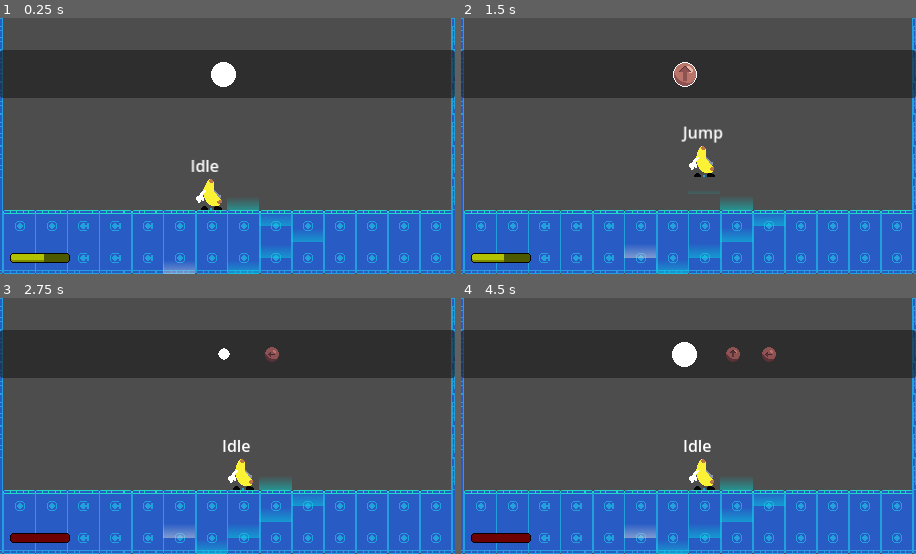
Above: before the commit, frames 1-4 (two rows, left to right).
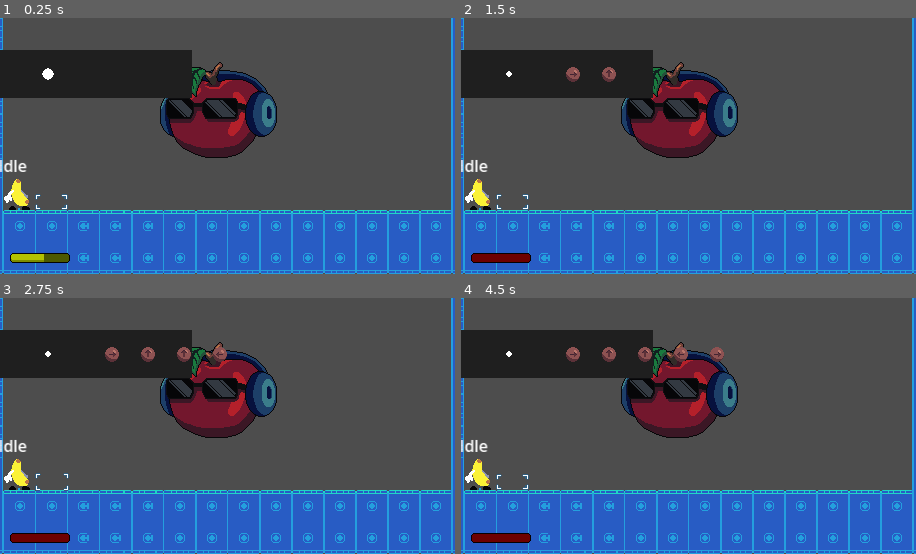
Above: after the commit, the same moments.

Repository: JehlordSison/TugsTugs
Game: Godot game, scene res://Game/Scenes/test.tscn
The game is run twice, just before and just after one commit, with the same random seed, the same clock (stepped at 60 frames per second) and the same inputs. Before the commit the project starts from res://Game/Scenes/Level1/budot_stage.tscn. Sound files missing from this copy of the repository are replaced by a short silence.
Inputs:
- Up to frame 1 (0.25 s): no input
- Up to frame 2 (1.5 s): hold D (move_right) from 0.53 s (still down); tap W (move_up) at 0.77 s
- Up to frame 3 (2.75 s): tap W (move_up) at 1.52 s; release D (move_right) at 2.03 s; hold A (move_left) from 2.03 s (still down)
- Up to frame 4 (4.5 s): release A (move_left) at 2.78 s; hold D (move_right) 2.78-4.28 s; tap W (move_up) at 3.02, 3.77 s; hold A (move_left) from 4.28 s (still down)

The runs differ from the first frame. In frame 1, 18% of the frame differs, in the area x 0-100%, y 0-100%; in frame 2, 19%; in frame 3, 19%; in frame 4, 19%.

Commit message:
Update

Diff:
--- /dev/null
+++ b/Game/Entities/Mechanics/Beats/tile_form.tscn
@@ -0,0 +1,121 @@
+[gd_scene load_steps=17 format=3 uid="uid://btbg3uc81h0je"]
+
+[ext_resource type="Script" uid="uid://3g803gbd2tcf" path="res://Game/Scripts/Mechanics/beat_form.gd" id="1_600f3"]
+[ext_resource type="Texture2D" uid="uid://dypcxbjj63cna" path="res://Game/Assets/Aesthetics/marker.png" id="2_2tyoe"]
+
+[sub_resource type="RectangleShape2D" id="RectangleShape2D_q3am0"]
+size = Vector2(16, 16)
+
+[sub_resource type="AtlasTexture" id="AtlasTexture_nbf5f"]
+atlas = ExtResource("2_2tyoe")
+region = Rect2(0, 64, 64, 64)
+
+[sub_resource type="AtlasTexture" id="AtlasTexture_i2xjw"]
+atlas = ExtResource("2_2tyoe")
+region = Rect2(64, 64, 64, 64)
+
+[sub_resource type="AtlasTexture" id="AtlasTexture_mvd4j"]
+atlas = ExtResource("2_2tyoe")
+region = Rect2(128, 64, 64, 64)
+
+[sub_resource type="AtlasTexture" id="AtlasTexture_c41f6"]
+atlas = ExtResource("2_2tyoe")
+region = Rect2(192, 64, 64, 64)
+
+[sub_resource type="AtlasTexture" id="AtlasTexture_vfsbi"]
+atlas = ExtResource("2_2tyoe")
+region = Rect2(256, 64, 64, 64)
+
+[sub_resource type="AtlasTexture" id="AtlasTexture_o4oo5"]
+atlas = ExtResource("2_2tyoe")
+region = Rect2(320, 64, 64, 64)
+
+[sub_resource type="AtlasTexture" id="AtlasTexture_hkbts"]
+atlas = ExtResource("2_2tyoe")
+region = Rect2(0, 128, 64, 64)
+
+[sub_resource type="AtlasTexture" id="AtlasTexture_ixdy8"]
+atlas = ExtResource("2_2tyoe")
+region = Rect2(64, 128, 64, 64)
+
+[sub_resource type="AtlasTexture" id="AtlasTexture_acb7x"]
+atlas = ExtResource("2_2tyoe")
+region = Rect2(128, 128, 64, 64)
+
+[sub_resource type="AtlasTexture" id="AtlasTexture_ac1f8"]
+atlas = ExtResource("2_2tyoe")
+region = Rect2(192, 128, 64, 64)
+
+[sub_resource type="AtlasTexture" id="AtlasTexture_rrjto"]
+atlas = ExtResource("2_2tyoe")
+region = Rect2(256, 128, 64, 64)
+
+[sub_resource type="AtlasTexture" id="AtlasTexture_q4s47"]
+atlas = ExtResource("2_2tyoe")
+region = Rect2(320, 128, 64, 64)
+
+[sub_resource type="SpriteFrames" id="SpriteFrames_b5rxe"]
+animations = [{
+"frames": [{
+"duration": 1.0,
+"texture": SubResource("AtlasTexture_nbf5f")
+}, {
+"duration": 1.0,
+"texture": SubResource("AtlasTexture_i2xjw")
+}, {
+"duration": 1.0,
+"texture": SubResource("AtlasTexture_mvd4j")
+}, {
+"duration": 1.0,
+"texture": SubResource("AtlasTexture_c41f6")
+}, {
+"duration": 1.0,
+"texture": SubResource("AtlasTexture_vfsbi")
+}, {
+"duration": 1.0,
+"texture": SubResource("AtlasTexture_o4oo5")
+}],
+"loop": false,
+"name": &"In",
+"speed": 16.0
+}, {
+"frames": [{
+"duration": 1.0,
+"texture": SubResource("AtlasTexture_hkbts")
+}, {
+"duration": 1.0,
+"texture": SubResource("AtlasTexture_ixdy8")
+}, {
+"duration": 1.0,
+"texture": SubResource("AtlasTexture_acb7x")
+}, {
+"duration": 1.0,
+"texture": SubResource("AtlasTexture_ac1f8")
+}, {
+"duration": 1.0,
+"texture": SubResource("AtlasTexture_rrjto")
+}, {
+"duration": 1.0,
+"texture": SubResource("AtlasTexture_q4s47")
+}],
+"loop": false,
+"name": &"Out",
+"speed": 16.0
+}]
+
+[node name="TileForm" type="Area2D"]
+collision_layer = 0
+collision_mask = 2
+script = ExtResource("1_600f3")
+hop_count = 1
+
+[node name="CollisionShape2D" type="CollisionShape2D" parent="."]
+shape = SubResource("RectangleShape2D_q3am0")
+
+[node name="Marker" type="AnimatedSprite2D" parent="."]
+texture_filter = 1
+position = Vector2(0, -16)
+sprite_frames = SubResource("SpriteFrames_b5rxe")
+animation = &"In"
+
+[connection signal="body_entered" from="." to="." method="_on_body_entered"]
--- a/Game/Entities/Mechanics/game_speed.tscn
+++ b/Game/Entities/Mechanics/game_speed.tscn
@@ -1,14 +1,16 @@
-[gd_scene load_steps=3 format=3 uid="uid://bnb3ds8ordxk4"]
+[gd_scene load_steps=4 format=3 uid="uid://bnb3ds8ordxk4"]
 
 [ext_resource type="Script" uid="uid://31atjdimplhe" path="res://Game/Scripts/Mechanics/game_speed.gd" id="1_u263p"]
 [ext_resource type="AudioStream" uid="uid://xyihy3du2k6g" path="res://Game/Sounds/Drums/metronome.mp3" id="2_w4qxv"]
+[ext_resource type="AudioStream" uid="uid://cdt0mwrjh0k7f" path="res://Game/Sounds/budots.mp3" id="3_rcthk"]
 
-[node name="GameSpeed" type="Timer" groups=["game_speed"]]
-wait_time = 0.5
-autostart = true
+[node name="GameSpeed" type="Node" groups=["game_speed"]]
 script = ExtResource("1_u263p")
+song_bpm = 0.0
 
 [node name="Metronome" type="AudioStreamPlayer" parent="."]
 stream = ExtResource("2_w4qxv")
 
-[connection signal="timeout" from="." to="." method="_on_timeout"]
+[node name="Music" type="AudioStreamPlayer" parent="."]
+stream = ExtResource("3_rcthk")
+autoplay = true
--- /dev/null
+++ b/Game/Entities/Mechanics/spawner.tscn
@@ -0,0 +1,49 @@
+[gd_scene load_steps=8 format=3 uid="uid://b5i4cg6kwmjfa"]
+
+[ext_resource type="Texture2D" uid="uid://cmrcbm8r2k0aa" path="res://Game/Assets/Aesthetics/cursor.png" id="1_lst0i"]
+[ext_resource type="Script" uid="uid://gwuvx8oex7im" path="res://Game/Scripts/Mechanics/spawner.gd" id="1_n61th"]
+
+[sub_resource type="AtlasTexture" id="AtlasTexture_n61th"]
+atlas = ExtResource("1_lst0i")
+region = Rect2(0, 0, 64, 64)
+
+[sub_resource type="AtlasTexture" id="AtlasTexture_c60cs"]
+atlas = ExtResource("1_lst0i")
+region = Rect2(64, 0, 64, 64)
+
+[sub_resource type="AtlasTexture" id="AtlasTexture_h3euw"]
+atlas = ExtResource("1_lst0i")
+region = Rect2(128, 0, 64, 64)
+
+[sub_resource type="AtlasTexture" id="AtlasTexture_ktg3k"]
+atlas = ExtResource("1_lst0i")
+region = Rect2(192, 0, 64, 64)
+
+[sub_resource type="SpriteFrames" id="SpriteFrames_g3hpv"]
+animations = [{
+"frames": [{
+"duration": 1.0,
+"texture": SubResource("AtlasTexture_n61th")
+}, {
+"duration": 1.0,
+"texture": SubResource("AtlasTexture_c60cs")
+}, {
+"duration": 1.0,
+"texture": SubResource("AtlasTexture_h3euw")
+}, {
+"duration": 1.0,
+"texture": SubResource("AtlasTexture_ktg3k")
+}],
+"loop": true,
+"name": &"default",
+"speed": 12.0
+}]
+
+[node name="Spawner" type="Node2D"]
+script = ExtResource("1_n61th")
+
+[node name="AnimatedSprite2D" type="AnimatedSprite2D" parent="."]
+texture_filter = 1
+sprite_frames = SubResource("SpriteFrames_g3hpv")
+autoplay = "default"
+frame_progress = 0.134199
--- a/Game/Entities/Player/player.tscn
+++ b/Game/Entities/Player/player.tscn
@@ -8,6 +8,7 @@
 [ext_resource type="Script" uid="uid://dqupv7xhel8qm" path="res://Modules/StateMachine/statemachine.gd" id="6_70t3k"]
 [ext_resource type="Script" uid="uid://dx3l66uyyax7p" path="res://Game/Scripts/Entities/Player/StateMachine/idle.gd" id="6_unle2"]
 [ext_resource type="Script" uid="uid://nng6x7wtqvju" path="res://Game/Scripts/Entities/Player/StateMachine/hop.gd" id="7_87dig"]
+[ext_resource type="Script" uid="uid://dka85keo87oix" path="res://Game/Scripts/Entities/Player/StateMachine/Dance.gd" id="8_ev5uv"]
 [ext_resource type="Script" uid="uid://b23je87nhd662" path="res://Game/Scripts/Entities/Player/StateMachine/fall.gd" id="8_uai14"]
 [ext_resource type="Script" uid="uid://buqemee7vlba0" path="res://Game/Scripts/Entities/Player/StateMachine/jump.gd" id="8_yj5xo"]
 [ext_resource type="Script" uid="uid://glbx01i22rht" path="res://Game/Scripts/Entities/Player/StateMachine/death.gd" id="9_yj5xo"]
@@ -36,6 +37,10 @@
 script = ExtResource("6_unle2")
 metadata/_custom_type_script = "uid://dx3l66uyyax7p"
 
+[node name="Dance" type="Node" parent="StateMachine"]
+script = ExtResource("8_ev5uv")
+metadata/_custom_type_script = "uid://dka85keo87oix"
+
 [node name="Hop" type="Node" parent="StateMachine"]
 script = ExtResource("7_87dig")
 metadata/_custom_type_script = "uid://nng6x7wtqvju"
@@ -44,17 +49,18 @@
 script = ExtResource("8_uai14")
 metadata/_custom_type_script = "uid://b23je87nhd662"
 
+[node name="Jump" type="Node" parent="StateMachine"]
+script = ExtResource("8_yj5xo")
+metadata/_custom_type_script = "uid://buqemee7vlba0"
+
 [node name="Death" type="Node" parent="StateMachine"]
 script = ExtResource("9_yj5xo")
 metadata/_custom_type_script = "uid://glbx01i22rht"
 
-[node name="Jump" type="Node" parent="StateMachine"]
-script = ExtResource("8_yj5xo")
-metadata/_custom_type_script = "uid://buqemee7vlba0"
-
 [node name="CharacterPhysics" type="Node" parent="." node_paths=PackedStringArray("actor")]
 script = ExtResource("2_ipj5g")
 actor = NodePath("..")
+jump_force = 150
 gravity_force = -760
 metadata/_custom_type_script = "uid://cxmfqkuqpxv7r"
 
@@ -71,3 +77,4 @@
 offset_bottom = -19.0
 
 [connection signal="has_input" from="Controls" to="StateMachine/Idle" method="_on_controls_has_input"]
+[connection signal="has_input" from="Controls" to="StateMachine/Dance" method="_on_controls_has_input"]
--- a/Game/Scenes/Level1/budot_stage.tscn
+++ b/Game/Scenes/Level1/budot_stage.tscn
@@ -8,7 +8,6 @@
 [ext_resource type="PackedScene" uid="uid://beplfj1wg18x7" path="res://Game/Entities/Mechanics/Beats/hat_form.tscn" id="6_q44qo"]
 [ext_resource type="PackedScene" uid="uid://gwji771jy7u0" path="res://Game/Entities/Mechanics/Beats/snare_form.tscn" id="7_pei0r"]
 [ext_resource type="PackedScene" uid="uid://c7knpchrgxg2t" path="res://Game/Entities/Mechanics/Beats/riser_form.tscn" id="8_q44qo"]
-[ext_resource type="AudioStream" uid="uid://3rt2hjih7akn" path="res://Game/Sounds/Drums/level1_loop.mp3" id="9_pei0r"]
 
 [sub_resource type="TileSetAtlasSource" id="TileSetAtlasSource_idcyo"]
 texture = ExtResource("1_e3ynk")
@@ -318,15 +317,10 @@
 position = Vector2(176, 964)
 
 [node name="GameSpeed" parent="." instance=ExtResource("4_ydnfg")]
-wait_time = 0.42
+wait_time = 0.428
 
 [node name="Camera2D" type="Camera2D" parent="."]
 position = Vector2(224, 128)
 
 [node name="Player" parent="." instance=ExtResource("3_tabp1")]
 position = Vector2(208, 168)
-
-[node name="AudioStreamPlayer" type="AudioStreamPlayer" parent="."]
-stream = ExtResource("9_pei0r")
-volume_db = 17.442
-autoplay = true
--- a/Game/Scenes/test.tscn
+++ b/Game/Scenes/test.tscn
@@ -1,8 +1,10 @@
-[gd_scene load_steps=6 format=4 uid="uid://ccm7q712x1q8f"]
+[gd_scene load_steps=8 format=4 uid="uid://ccm7q712x1q8f"]
 
 [ext_resource type="PackedScene" uid="uid://dntuv8soi5afl" path="res://Game/Entities/Player/player.tscn" id="1_bhl1n"]
 [ext_resource type="Texture2D" uid="uid://cejv4244eeipj" path="res://Game/Assets/tile.png" id="2_dumhb"]
 [ext_resource type="PackedScene" uid="uid://bnb3ds8ordxk4" path="res://Game/Entities/Mechanics/game_speed.tscn" id="3_m417t"]
+[ext_resource type="Texture2D" uid="uid://b3ljr8djhlprk" path="res://Game/Assets/matrix.png" id="5_hrsa1"]
+[ext_resource type="PackedScene" uid="uid://b5i4cg6kwmjfa" path="res://Game/Entities/Mechanics/spawner.tscn" id="5_tybts"]
 
 [sub_resource type="TileSetAtlasSource" id="TileSetAtlasSource_erpku"]
 texture = ExtResource("2_dumhb")
@@ -100,12 +102,20 @@
 tile_set = SubResource("TileSet_m417t")
 
 [node name="Player" parent="." instance=ExtResource("1_bhl1n")]
-position = Vector2(208, 176)
+position = Vector2(16, 176)
 
 [node name="GameSpeed" parent="." instance=ExtResource("3_m417t")]
+song_bpm = 140.0
 
 [node name="Camera2D" type="Camera2D" parent="."]
 position = Vector2(224, 128)
 
-[node name="AudioStreamPlayer" type="AudioStreamPlayer" parent="."]
-autoplay = true
+[node name="Matrix" type="Sprite2D" parent="."]
+texture_filter = 1
+position = Vector2(224, 128)
+texture = ExtResource("5_hrsa1")
+
+[node name="Beats" type="Node2D" parent="."]
+
+[node name="Spawner" parent="Beats" instance=ExtResource("5_tybts")]
+position = Vector2(336, 184)
--- /dev/null
+++ b/Game/Scripts/Entities/Player/StateMachine/Dance.gd
@@ -0,0 +1,18 @@
+extends States
+class_name Player_Dance
+
+func EnterState():
+	pass
+
+func InputState(_input: InputEvent):
+	if(Input.is_action_just_released("move_down")):
+		Set_State("Idle")
+
+func _on_controls_has_input(dir):
+	match dir:
+		"Right":
+			Set_State("Hop")
+		"Left":
+			Set_State("Hop")
+		"Up":
+			Set_State("Jump")
--- a/Game/Scripts/Entities/Player/StateMachine/idle.gd
+++ b/Game/Scripts/Entities/Player/StateMachine/idle.gd
@@ -12,3 +12,5 @@
 			Set_State("Hop")
 		"Up":
 			Set_State("Jump")
+		"Down":
+			Set_State("Dance")
--- a/Game/Scripts/Entities/Player/controls.gd
+++ b/Game/Scripts/Entities/Player/controls.gd
@@ -27,20 +27,20 @@
 		if(Input.is_action_just_pressed(action)):
 			max_input_reached(action)
 
-func key_hold(delta: float) -> void:
-	var pressing: bool = false
-	for action in ActionList.ACTIONS:
-		if(Input.is_action_pressed(action)):
-			if(hold_timer >= 0):
-				pressing = true
-				hold_timer -= delta
-			else:
-				hold_timer = reset_hold_timer
-				max_input_reached(action)
-			break
+#func key_hold(delta: float) -> void:
+	#var pressing: bool = false
+	#for action in ActionList.ACTIONS:
+		#if(Input.is_action_pressed(action)):
+			#if(hold_timer >= 0):
+				#pressing = true
+				#hold_timer -= delta
+			#else:
+				#hold_timer = reset_hold_timer
+				#max_input_reached(action)
+			#break
 
-	if(pressing == false):
-		hold_timer = reset_hold_timer
+	#if(pressing == false):
+		#hold_timer = reset_hold_timer
 
 func max_input_reached(action: String) -> void:
 	if(input_list_arr.size() <= 4):
@@ -51,10 +51,10 @@
 	return ActionList.Direction.keys()[dir]
 
 func get_game_speed() -> void:
-	var timer: Timer = get_tree().get_first_node_in_group("game_speed")
-	timer.connect("timeout", _on_game_speed_timer_timeout)
+	var game_speed: Node = get_tree().get_first_node_in_group("game_speed")
+	game_speed.connect("tick", _on_game_speed_tick)
 
-func _on_game_speed_timer_timeout():
+func _on_game_speed_tick() -> void:
 	if(input_list_arr.size() > 0):
 		if(character_physics.actor.is_on_floor()):
 			has_input.emit(input_list_arr.get(0))
@@ -71,3 +71,5 @@
 			character_physics.Movement_Snap(Vector2.RIGHT.x)
 		"Up":
 			character_physics.Jump()
+		"Down":
+			pass
--- a/Game/Scripts/Entities/Player/player.gd
+++ b/Game/Scripts/Entities/Player/player.gd
@@ -4,7 +4,7 @@
 @onready var state_machine = $StateMachine
 @onready var label = $Label
 
-func _physics_process(delta):
+func _physics_process (delta):
 	character_physics.Gravity(delta)
 	move_and_slide()
 	label.text = str(state_machine.current_state.name)
--- a/Game/Scripts/Global/object_references.gd
+++ b/Game/Scripts/Global/object_references.gd
@@ -1,5 +1,10 @@
 extends Node
 
+#	Texture Rects
 const LEFT_ARROW_QUEUE = preload("res://Game/UI/ArrowsQueue/left_arrow_queue.tscn")
 const RIGHT_ARROW_QUEUE = preload("res://Game/UI/ArrowsQueue/right_arrow_queue.tscn")
 const UP_ARROW_QUEUE = preload("res://Game/UI/ArrowsQueue/up_arrow_queue.tscn")
+const DOWN_ARROW_QUEUE = preload("res://Game/UI/ArrowsQueue/down_arrow_queue.tscn")
+
+#	TileForm
+const TILE_FORM = preload("res://Game/Entities/Mechanics/Beats/tile_form.tscn")
--- a/Game/Scripts/Mechanics/beat_form.gd
+++ b/Game/Scripts/Mechanics/beat_form.gd
@@ -1,9 +1,10 @@
 extends Area2D
-@onready var audio_stream_player = $AudioStreamPlayer
 @onready var collision_shape_2d = $CollisionShape2D
 @onready var marker = $Marker
 
-@export var play_marker: bool = true
+@export var hop_count: int
+@export var holdable: bool
+@export var hold_time: float
 @export var completed: bool = false ## Beats Finishes all
 
 signal next_batch
@@ -13,25 +14,30 @@
 	marker.play("In")
 
 func _on_body_entered(_body):
-	collision_shape_2d.set_deferred("disabled", true)
-	audio_stream_player.play()
+	hop_count -= 1
+	marker.play("In")
+	add_more_time_to_beat_meter()
+	if(hop_count <= 0):
+		collision_shape_2d.set_deferred("disabled", true)
 
-	add_more_time_to_beat_meter()
+		next_batch.emit()
+		marker.play("Out")
 
-	next_batch.emit()
+		if(completed == true):
+			gameover.emit()
 
-	marker.play("Out")
+		await marker.animation_finished
 
-	if(completed == true):
-		gameover.emit()
-
-	await audio_stream_player.finished
-	if(play_marker == true):
-		await marker.animation_finished
-		queue_free()
-	else:
 		queue_free()
 
 func add_more_time_to_beat_meter() -> void:
 	var beat_meter: TextureProgressBar = get_tree().get_first_node_in_group("beat_meter")
 	beat_meter.add_time()
+
+#func spawn_new_tile() -> void:
+	#var new_tile = ObjectReferences.TILE_FORM.instantiate()
+	#get_parent().call_deferred("add_child", new_tile)
+	#var random_x: Array = [-32,32]
+	#var select_x: int = random_x[randi() % random_x.size()]
+	#new_tile.global_position = Vector2(global_position.x + select_x, global_position.y)
+	#print(select_x)
--- a/Game/Scripts/Mechanics/game_speed.gd
+++ b/Game/Scripts/Mechanics/game_speed.gd
@@ -1,9 +1,34 @@
-extends Timer
+extends Node
+
+@onready var music = $Music
+
+@export var song_bpm: float = 140
+var beat_per_seconds: float = 60.0 / song_bpm
+var song_position: float = 0.0
+var beat_number: int = 0
+
+signal tick
+
+func _process(_delta: float):
+	if music.playing:
+		# Get the most accurate playback position
+		song_position = music.get_playback_position() + AudioServer.get_time_since_last_mix()
+
+		# Calculate the current beat number
+		var new_beat = int(floor(song_position / beat_per_seconds))
+
+		# Check if a new beat has just started
+		if new_beat > beat_number:
+			beat_number = new_beat
+			# Trigger your game events here (e.g., spawn a note, move a character)
+			tick.emit()
+			send_tick()
+			#print("Beat: ", beat_number)
 
 func get_game_interface() -> CanvasLayer:
 	var game_interface: CanvasLayer = get_tree().get_first_node_in_group("game_interface")
 	return game_interface
 
-func _on_timeout():
+func send_tick():
 	$Metronome.play()
 	get_game_interface().play_direction_key("")
--- /dev/null
+++ b/Game/Scripts/Mechanics/spawner.gd
@@ -0,0 +1,35 @@
+extends Node2D
+
+var tiles: Array = [16, 48, 80, 112, 144, 176, 208, 240, 272, 304, 336, 368, 400, 432]
+var current_tile: int
+
+func _ready():
+	get_game_speed()
+
+func get_game_speed() -> void:
+	var game_speed: Node = get_tree().get_first_node_in_group("game_speed")
+	game_speed.connect("tick", _on_game_speed_tick)
+
+func _on_game_speed_tick() -> void:
+	get_player_position()
+
+func get_player_position() -> void:
+	var player: CharacterBody2D = get_tree().get_first_node_in_group("player")
+
+	print(player.global_position.x)
+	# Snap player position to closest tile value, then offset
+	var snapped_player_x = snap_to_closest_tile(player.global_position.x)
+	global_position.x = snapped_player_x + 32
+
+func snap_to_closest_tile(position: float) -> float:
+	var closest_tile = tiles[0]
+	var min_distance = abs(position - closest_tile)
+
+	for tile in tiles:
+		var distance = abs(position - tile)
+		if distance < min_distance:
+			min_distance = distance
+			closest_tile = tile
+			current_tile = tiles.find(tile)
+
+	return closest_tile
--- a/Game/Scripts/UI/beat_meter.gd
+++ b/Game/Scripts/UI/beat_meter.gd
@@ -6,7 +6,7 @@
 func _ready():
 	start_beat_meter()
 
-func _process(delta):
+func _process(_delta):
 	var select_color: Color
 	#	Colors
 	if(value >= max_value * .75):
--- a/Game/Scripts/UI/game_interface.gd
+++ b/Game/Scripts/UI/game_interface.gd
@@ -15,9 +15,13 @@
 		"Up":
 			arrow_animation.play("up")
 			animation_player.play("slide")
+		"Down":
+			arrow_animation.play("down")
+			animation_player.play("slide")
 		"":
-			arrow_animation.play("none")
-			animation_player.play("RESET")
+			if(arrow_animation.animation == "none"):
+				arrow_animation.play("none")
+				animation_player.play("RESET")
 
 	await arrow_animation.animation_finished
 	arrow_animation.play("none")
@@ -26,6 +30,7 @@
 	var Left := ObjectReferences.LEFT_ARROW_QUEUE.instantiate()
 	var Right := ObjectReferences.RIGHT_ARROW_QUEUE.instantiate()
 	var Up := ObjectReferences.UP_ARROW_QUEUE.instantiate()
+	var Down := ObjectReferences.DOWN_ARROW_QUEUE.instantiate()
 
 	match dir:
 		"Right":
@@ -34,6 +39,8 @@
 			h_box_container.add_child(Left)
 		"Up":
 			h_box_container.add_child(Up)
+		"Down":
+			h_box_container.add_child(Down)
 
 func delete_arrow_queue(index: int) -> void:
 	if(h_box_container.get_children().size() > 0):
--- /dev/null
+++ b/Game/UI/ArrowsQueue/down_arrow_queue.tscn
@@ -0,0 +1,9 @@
+[gd_scene load_steps=2 format=3 uid="uid://drw0fmfvywe5w"]
+
+[ext_resource type="Texture2D" uid="uid://dgtssfhr60cod" path="res://Game/Assets/UI/ArrowsQueue/3.png" id="1_2aw78"]
+
+[node name="Up" type="TextureRect"]
+texture_filter = 1
+offset_right = 40.0
+offset_bottom = 40.0
+texture = ExtResource("1_2aw78")
--- a/Game/UI/game_interface.tscn
+++ b/Game/UI/game_interface.tscn
@@ -1,10 +1,26 @@
-[gd_scene load_steps=25 format=3 uid="uid://b7j1a13blte40"]
+[gd_scene load_steps=29 format=3 uid="uid://b7j1a13blte40"]
 
 [ext_resource type="Script" uid="uid://dsuij2hxysaim" path="res://Game/Scripts/UI/game_interface.gd" id="1_vsudi"]
 [ext_resource type="Texture2D" uid="uid://d0mkuuolpsten" path="res://Game/Assets/UI/arrows.png" id="2_mj7jt"]
 [ext_resource type="Texture2D" uid="uid://b50uufwmd6e43" path="res://Game/Assets/UI/beat.png" id="3_4romp"]
 [ext_resource type="PackedScene" uid="uid://bb6ku4l46ojan" path="res://Game/UI/beat_meter.tscn" id="4_avyol"]
 
+[sub_resource type="AtlasTexture" id="AtlasTexture_ylblh"]
+atlas = ExtResource("2_mj7jt")
+region = Rect2(0, 96, 32, 32)
+
+[sub_resource type="AtlasTexture" id="AtlasTexture_t3py8"]
+atlas = ExtResource("2_mj7jt")
+region = Rect2(32, 96, 32, 32)
+
+[sub_resource type="AtlasTexture" id="AtlasTexture_2y0kc"]
+atlas = ExtResource("2_mj7jt")
+region = Rect2(64, 96, 32, 32)
+
+[sub_resource type="AtlasTexture" id="AtlasTexture_3ooib"]
+atlas = ExtResource("2_mj7jt")
+region = Rect2(96, 96, 32, 32)
+
 [sub_resource type="AtlasTexture" id="AtlasTexture_mj7jt"]
 atlas = ExtResource("2_mj7jt")
 region = Rect2(0, 32, 32, 32)
@@ -71,6 +87,23 @@
 
 [sub_resource type="SpriteFrames" id="SpriteFrames_mmm6m"]
 animations = [{
+"frames": [{
+"duration": 1.0,
+"texture": SubResource("AtlasTexture_ylblh")
+}, {
+"duration": 1.0,
+"texture": SubResource("AtlasTexture_t3py8")
+}, {
+"duration": 1.0,
+"texture": SubResource("AtlasTexture_2y0kc")
+}, {
+"duration": 1.0,
+"texture": SubResource("AtlasTexture_3ooib")
+}],
+"loop": false,
+"name": &"down",
+"speed": 8.0
+}, {
 "frames": [{
 "duration": 1.0,
 "texture": SubResource("AtlasTexture_mj7jt")
@@ -152,7 +185,7 @@
 "times": PackedFloat32Array(0),
 "transitions": PackedFloat32Array(1),
 "update": 0,
-"values": [Vector2(224, 24)]
+"values": [Vector2(48, 24)]
 }
 
 [sub_resource type="Animation" id="Animation_4romp"]
@@ -168,7 +201,7 @@
 "times": PackedFloat32Array(0, 0.1),
 "transitions": PackedFloat32Array(1, 1),
 "update": 0,
-"values": [Vector2(272, 24), Vector2(224, 24)]
+"values": [Vector2(112, 24), Vector2(48, 24)]
 }
 
 [sub_resource type="AnimationLibrary" id="AnimationLibrary_un82k"]
@@ -180,27 +213,38 @@
 [node name="GameInterface" type="CanvasLayer" groups=["game_interface"]]
 script = ExtResource("1_vsudi")
 
-[node name="Panel" type="Panel" parent="."]
+[node name="Panel" type="Control" parent="."]
+layout_mode = 3
 anchors_preset = 15
 anchor_right = 1.0
 anchor_bottom = 1.0
 offset_top = 32.0
+offset_right = -263.0
 offset_bottom = -176.0
 grow_horizontal = 2
 grow_vertical = 2
 
+[node name="ColorRect" type="ColorRect" parent="Panel"]
+layout_mode = 1
+anchors_preset = 15
+anchor_right = 1.0
+anchor_bottom = 1.0
+grow_horizontal = 2
+grow_vertical = 2
+color = Color(0.123473, 0.123473, 0.123473, 1)
+
 [node name="HBoxContainer" type="HBoxContainer" parent="Panel"]
 layout_mode = 0
-offset_left = 256.0
+offset_left = 96.0
 offset_top = 8.0
-offset_right = 288.0
+offset_right = 128.0
 offset_bottom = 40.0
 
 [node name="ArrowAnimation" type="AnimatedSprite2D" parent="Panel"]
 texture_filter = 1
-position = Vector2(224, 24)
+position = Vector2(48, 24)
 sprite_frames = SubResource("SpriteFrames_mmm6m")
-animation = &"none"
+animation = &"down"
 autoplay = "none"
 frame = 3
 frame_progress = 1.0
--- a/project.godot
+++ b/project.godot
@@ -11,7 +11,7 @@
 [application]
 
 config/name="TugsTugs"
-run/main_scene="uid://xafr8cpvi5h8"
+run/main_scene="uid://ccm7q712x1q8f"
 config/features=PackedStringArray("4.4", "Mobile")
 config/icon="res://icon.svg"
 
Binary file added: Game/Assets/Aesthetics/cursor.png
Not shown, added: Game/Assets/Aesthetics/cursor.png.import
Binary file changed: Game/Assets/UI/beat.png
Binary file added: Game/Assets/matrix.png
Not shown, added: Game/Assets/matrix.png.import
Not shown: 1 places in Game/Entities/Player/player.tscn that only renumber resources
Not shown: 1 places in Game/Scenes/Level1/budot_stage.tscn that only renumber resources
Not shown, added: Game/Scripts/Entities/Player/StateMachine/Dance.gd.uid
Not shown, added: Game/Scripts/Mechanics/spawner.gd.uid
Not shown, changed: Game/Sounds/Drums/level1_loop.mp3.import
Not shown, changed: Game/Sounds/budots.mp3.import
Not shown, added: Game/Entities/Mechanics/Beats/tile_form.tscn41498227436.tmp
(and 4 more such lines)
